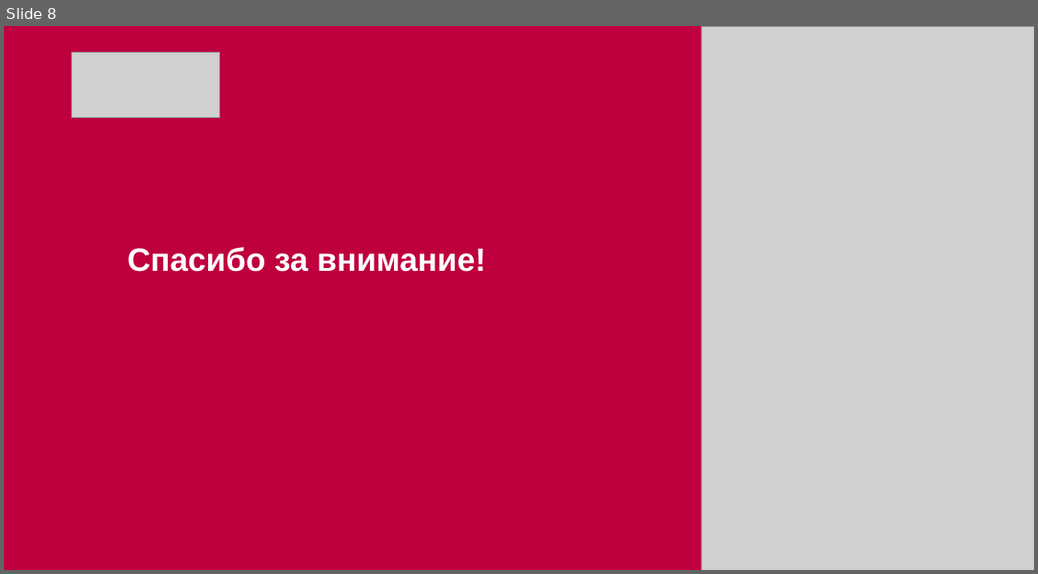
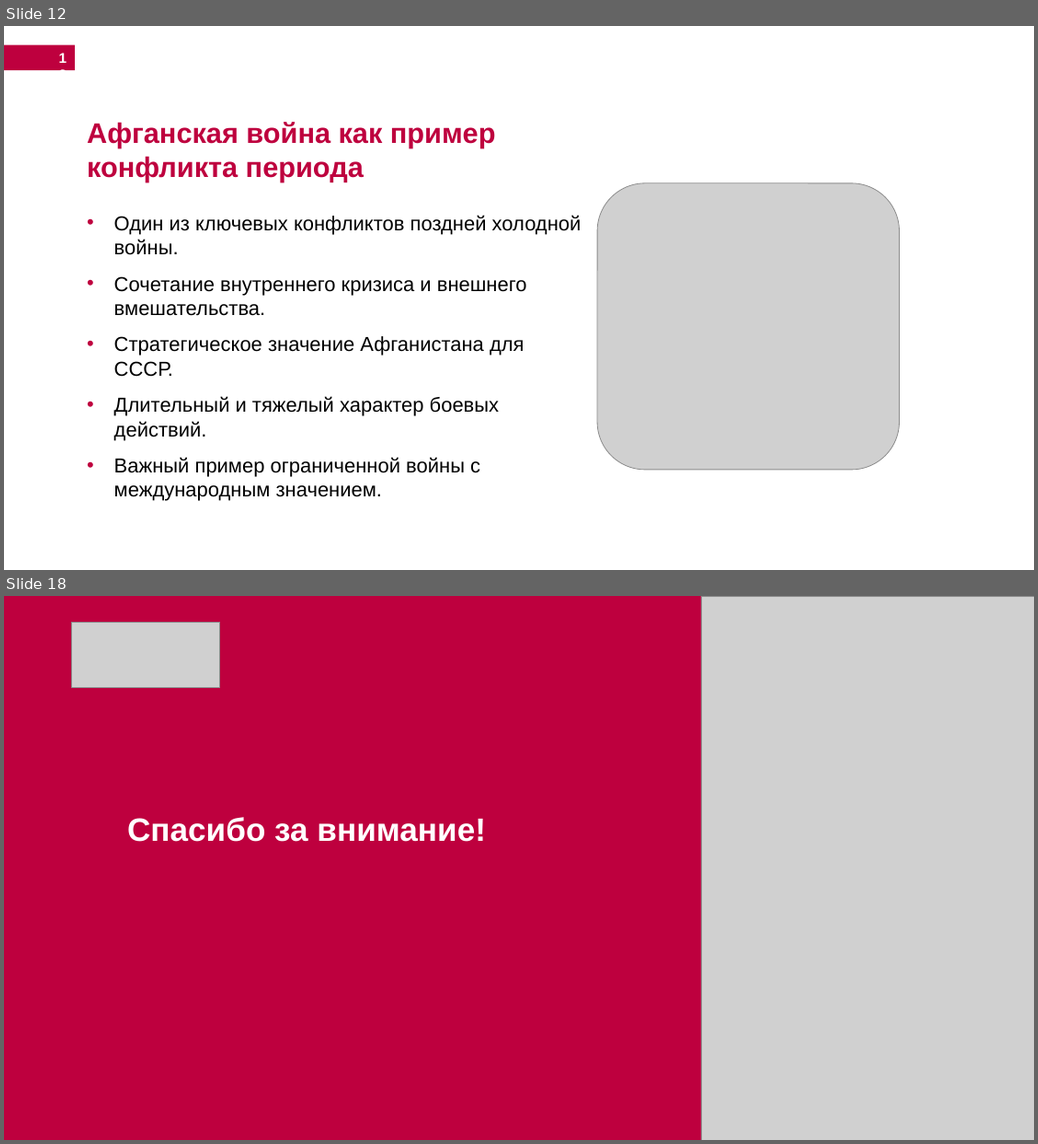
Before and after one commit to DmitriySokolov2023/study-summer-2026, a slide deck: 7 Основы национальной безопасности (Шехмаметьева Венера Алимовна)/Соколов Ик-731.pptx. Shown one above the other, each under a label of ours: slide 8 before the commit, slides 12 and 18 after it; the slides between them are not shown. The pictures are 1038x574 and 1038x1144 pixels, drawn with LibreOffice and Linux fonts; fonts in the diff are those of the drawing; grey boxes stand for pictures; background and template pictures are left out. Boxes give left, top, right and bottom in pixels: in the first picture for what was removed or moved away, otherwise in the second. Text is boxed around its words. In the diff, an @@ line names an element or a change of style, - is before the commit and + after.

```diff
--- a/7 Основы национальной безопасности (Шехмаметьева Венера Алимовна)/Соколов Ик-731.pptx
+++ b/7 Основы национальной безопасности (Шехмаметьева Венера Алимовна)/Соколов Ик-731.pptx
@@ slide 12 added at (4,26,1034,570), background #FFFFFF @@
@@ rectangle added at (4,45,75,70), fill #BE003E @@
@@ page number added at (52,45,75,70), 14 pt, text #FFFFFF, bold @@
+12
@@ text added at (87,122,496,181), 28 pt, text #BE003E, bold @@
+Афганская война как пример конфликта периода
@@ picture added at (597,183,900,469) @@
@@ text added at (114,215,582,501), 20 pt, text #000000 @@
+• Один из ключевых конфликтов поздней холодной войны.
+• Сочетание внутреннего кризиса и внешнего вмешательства.
+• Стратегическое значение Афганистана для СССР.
+• Длительный и тяжелый характер боевых действий.
+• Важный пример ограниченной войны с международным значением.
@@ what was slide 8 is now slide 18 @@
```
Also in this commit, not shown: 1 slide changed, 15 other slides added, 6 slides removed, 1 other file.
